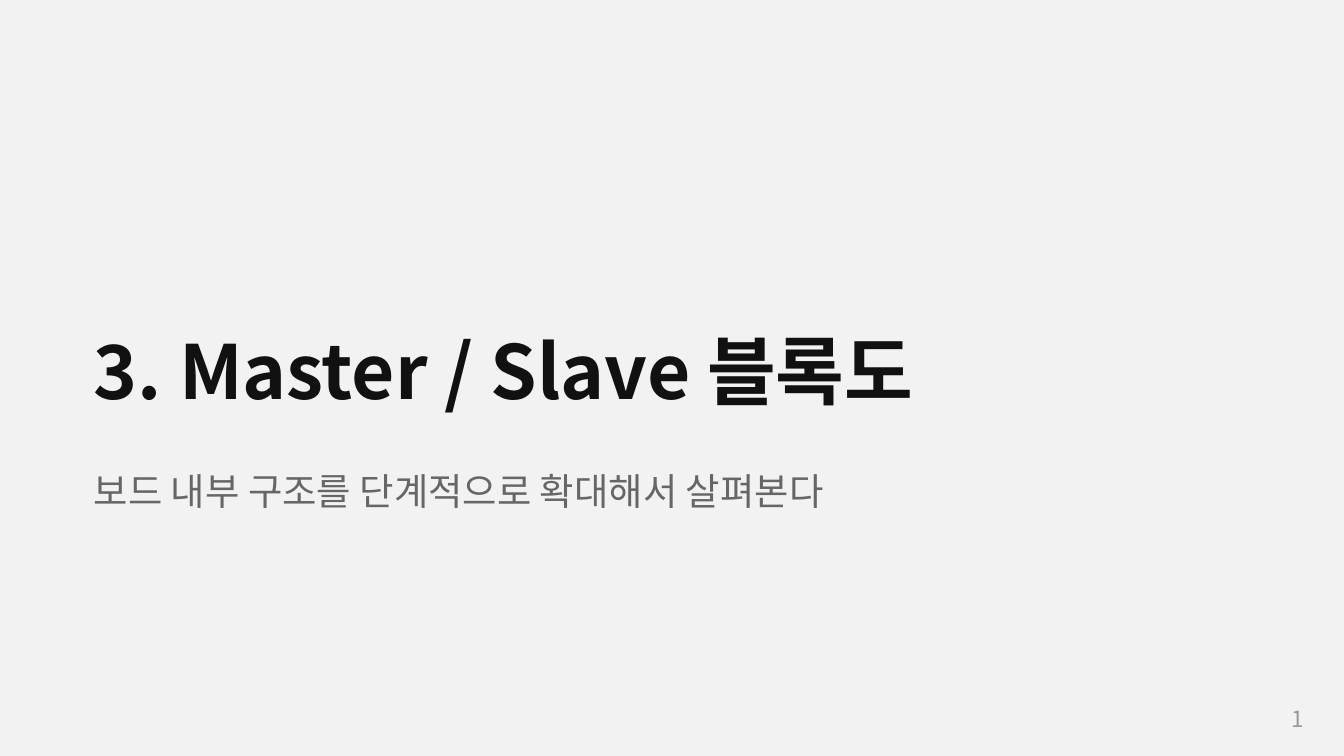
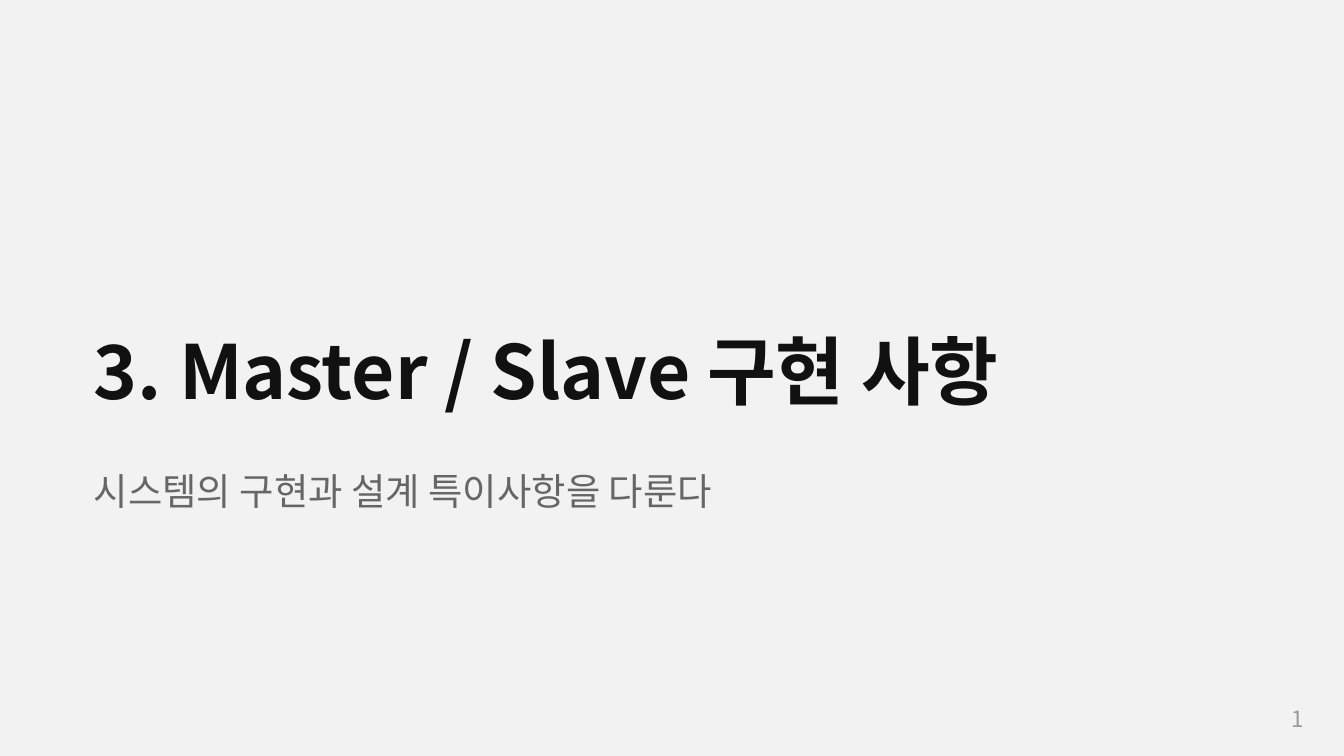
Before and after one commit to Woodong02/SoC_Design_and_Programming, a slide deck: slide 1 of section3_block_diagrams.pptx. Drawn at 1344x756 pixels with LibreOffice and Linux fonts; fonts in the diff are those of the drawing. Boxes give left, top, right and bottom in pixels: in the first picture for what was removed or moved away, otherwise in the second. Text is boxed around its words. In the diff, an @@ line names an element or a change of style, - is before the commit and + after.

```diff
--- a/section3_block_diagrams.pptx
+++ b/section3_block_diagrams.pptx
@@ text at bbox=[94, 336, 998, 406]: text changed @@
-3. Master / Slave 블록도
+3. Master / Slave 구현 사항
@@ text at bbox=[94, 474, 712, 508]: text changed @@
-보드 내부 구조를 단계적으로 확대해서 살펴본다
+시스템의 구현과 설계 특이사항을 다룬다
```
Also in this commit, not shown: 1 other file.
